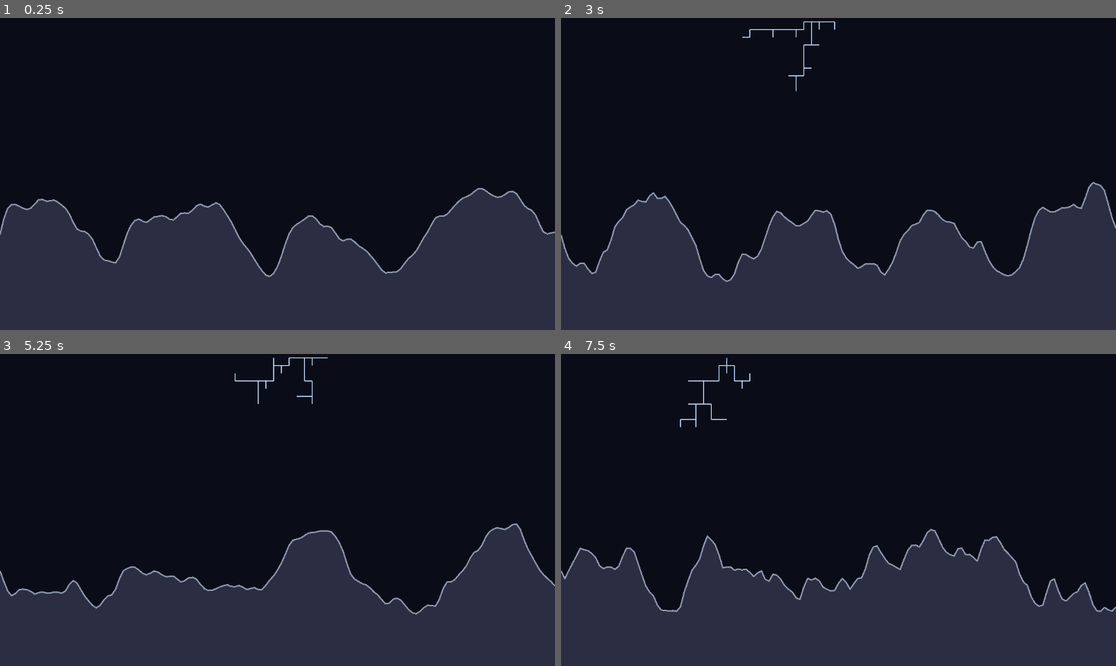
Above: before the commit, frames 1-4 (two rows, left to right).
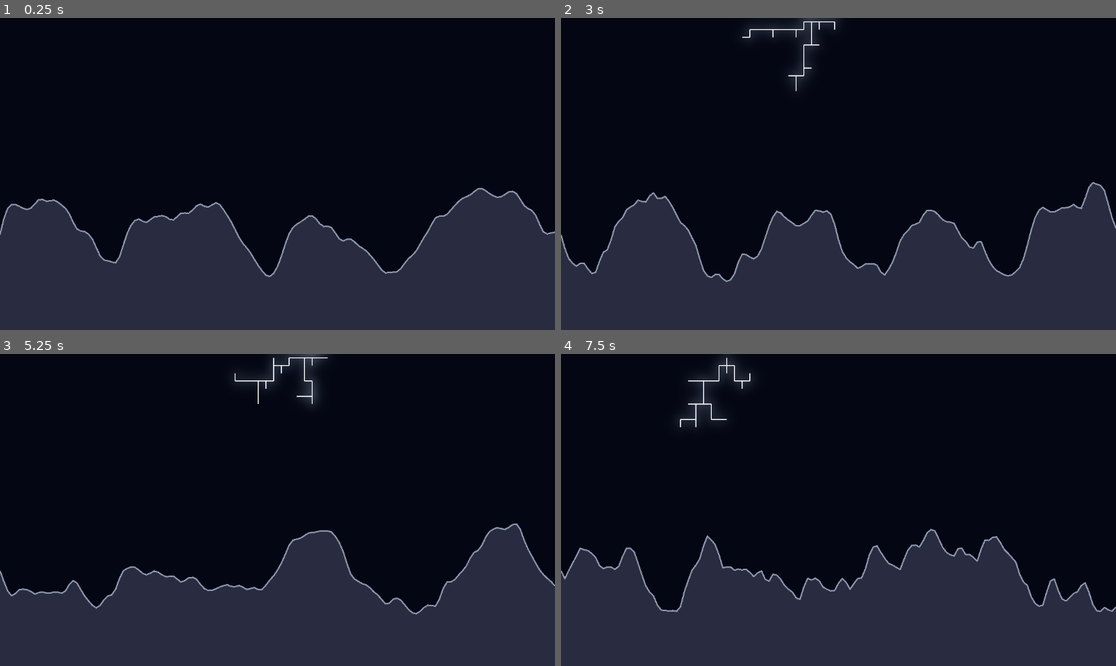
Above: after the commit, the same moments.

Repository: choe050919/lightning-sim
Game: Godot game, scene res://scenes/main.tscn
Same seed, same stepped clock (60 frames per second), same inputs: the game is played once before the commit and once after it.
Inputs (mouse positions are in pixels of both pictures, inside the frame that each line leads up to):
- Up to frame 1 (0.25 s): no input
- Up to frame 2 (3 s): tap Enter at 0.5, 2 s; move the mouse to (960, 158) at 0.52 s; hold Right 0.53-1.28 s; tap R every 0.75 s from 0.6 to 2.85 s; click (960, 158) at 0.67 s; tap Space at 1.25, 2.75 s; move the mouse to (727, 189) at 1.27 s; hold Down 1.28-2.03 s; move the mouse to (894, 105) at 2.02 s; hold Right 2.03-2.78 s; move the mouse to (810, 236) at 2.77 s; hold Up from 2.78 s (still down); click (810, 236) at 2.92 s
- Up to frame 3 (5.25 s): move the mouse to (444, 556) at 3.52 s; release Up at 3.53 s; hold Left 3.53-5.03 s; tap R at 3.6, 4.35, 5.1 s; tap Enter at 4.25 s; move the mouse to (111, 463) at 4.27 s; tap Space at 5 s; move the mouse to (305, 510) at 5.02 s; hold Down from 5.03 s (still down); click (305, 510) at 5.17 s
- Up to frame 4 (7.5 s): move the mouse to (755, 432) at 5.77 s; release Down at 5.78 s; hold Right 5.78-6.53 s; tap R at 5.85, 6.6, 7.35 s; move the mouse to (960, 494) at 6.52 s; hold Up 6.53-7.28 s; move the mouse to (727, 525) at 7.27 s; hold Right from 7.28 s (still down); click (727, 525) at 7.42 s

The runs differ from the first frame. In frame 2, 0.5% of the frame differs, in the area x 32-50%, y 0-24%; in frame 3, 0.6%, in the area x 42-60%, y 0-17%; in frame 4, 0.5%.

Commit message:
Add 2D glow to lightning bolt
- WorldEnvironment + Environment glow; background_mode=Canvas (required for
  2D glow to apply at all) + explicit glow levels
- Enable HDR 2D so bright (>1) bolt colors bloom
- Draw bolt core in HDR (bolt_color * brightness); apparent thickness now
  comes from the glow, matching real lightning

Co-Authored-By: Claude Opus 4.8 <noreply@anthropic.com>

Diff:
--- a/project.godot
+++ b/project.godot
@@ -22,4 +22,5 @@
 [rendering]
 
 rendering_device/driver.windows="d3d12"
+viewport/hdr_2d=true
 environment/defaults/default_clear_color=Color(0.04, 0.05, 0.09, 1)
--- a/scenes/main.tscn
+++ b/scenes/main.tscn
@@ -1,9 +1,23 @@
-[gd_scene load_steps=3 format=3]
+[gd_scene load_steps=4 format=3]
 
 [ext_resource type="Script" path="res://src/terrain/terrain_generator.gd" id="1_terrain"]
 [ext_resource type="Script" path="res://src/lightning/lightning.gd" id="2_lightning"]
 
+[sub_resource type="Environment" id="Environment_glow"]
+background_mode = 3
+glow_enabled = true
+glow_intensity = 0.8
+glow_blend_mode = 0
+glow_hdr_threshold = 1.0
+glow_levels/1 = 1.0
+glow_levels/2 = 1.0
+glow_levels/3 = 0.7
+glow_levels/4 = 0.5
+
 [node name="Main" type="Node2D"]
+
+[node name="WorldEnvironment" type="WorldEnvironment" parent="."]
+environment = SubResource("Environment_glow")
 
 [node name="Terrain" type="StaticBody2D" parent="."]
 script = ExtResource("1_terrain")
--- a/src/lightning/lightning.gd
+++ b/src/lightning/lightning.gd
@@ -38,6 +38,8 @@
 
 @export_group("Render")
 @export var bolt_color := Color(0.75, 0.85, 1.0)
+## 코어 밝기 배수. 1을 넘으면 HDR로 글로우가 번진다. (굵기는 글로우가 만든다)
+@export var brightness := 3.0
 @export var bolt_width := 2.0
 ## 한 프레임에 드러낼 선분 수(성장 애니메이션 속도).
 @export var reveal_per_frame := 8
@@ -235,9 +237,10 @@
 func _draw() -> void:
 	if _seg_b.is_empty():
 		return
-	var col := bolt_color
+	# 가는 코어를 HDR(밝기>1)로 그려 WorldEnvironment 글로우가 굵기를 만들게 한다.
+	var col := Color(bolt_color.r * brightness, bolt_color.g * brightness, bolt_color.b * brightness, 1.0)
 	if _phase == Phase.FADING:
-		col.a *= _fade
+		col.a = _fade
 	var count := mini(_revealed, _seg_b.size())
 	for k in count:
 		draw_line(_cell_center(_seg_a[k]), _cell_center(_seg_b[k]), col, bolt_width)
